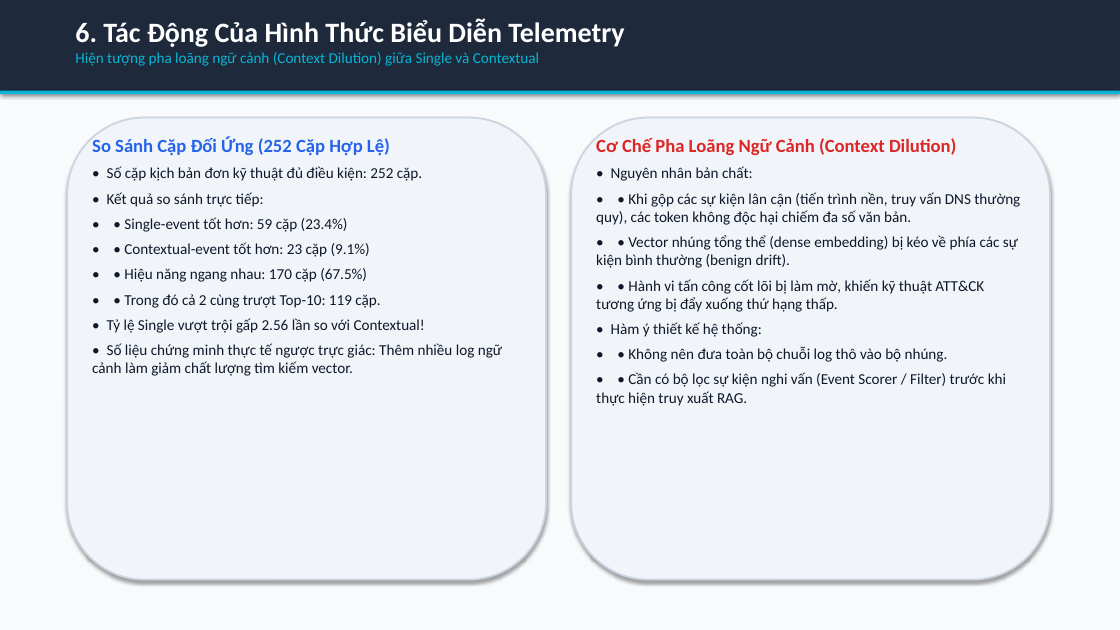
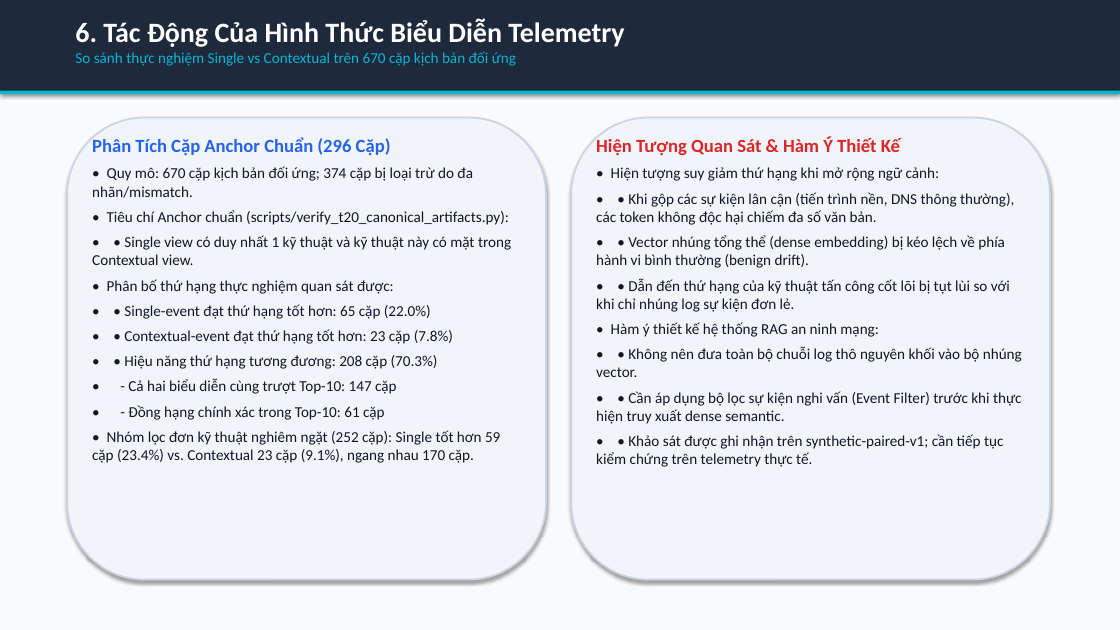
Before and after one commit to habachcp6/RAG2ATTCK, a slide deck: slide 7 of docs/presentation/slides.pptx. Drawn at 1120x630 pixels with LibreOffice and Linux fonts; fonts in the diff are those of the drawing. Boxes give left, top, right and bottom in pixels: in the first picture for what was removed or moved away, otherwise in the second. Text is boxed around its words. In the diff, an @@ line names an element or a change of style, - is before the commit and + after.

```diff
--- a/docs/presentation/slides.pptx
+++ b/docs/presentation/slides.pptx
@@ text at box(75, 51, 516, 66): text changed @@
-Hiện tượng pha loãng ngữ cảnh (Context Dilution) giữa Single và Contextual
+So sánh thực nghiệm Single vs Contextual trên 670 cặp kịch bản đối ứng
@@ text at box(92, 137, 511, 463): text changed @@
-So Sánh Cặp Đối Ứng (252 Cặp Hợp Lệ)
-• Số cặp kịch bản đơn kỹ thuật đủ điều kiện: 252 cặp.
-• Kết quả so sánh trực tiếp:
-• • Single-event tốt hơn: 59 cặp (23.4%)
-• • Contextual-event tốt hơn: 23 cặp (9.1%)
-• • Hiệu năng ngang nhau: 170 cặp (67.5%)
-• • Trong đó cả 2 cùng trượt Top-10: 119 cặp.
-• Tỷ lệ Single vượt trội gấp 2.56 lần so với Contextual!
-• Số liệu chứng minh thực tế ngược trực giác: Thêm nhiều log ngữ cảnh làm giảm chất lượng tìm kiếm vector.
+Phân Tích Cặp Anchor Chuẩn (296 Cặp)
+• Quy mô: 670 cặp kịch bản đối ứng; 374 cặp bị loại trừ do đa nhãn/mismatch.
+• Tiêu chí Anchor chuẩn (scripts/verify_t20_canonical_artifacts.py):
+• • Single view có duy nhất 1 kỹ thuật và kỹ thuật này có mặt trong Contextual view.
+• Phân bố thứ hạng thực nghiệm quan sát được:
+• • Single-event đạt thứ hạng tốt hơn: 65 cặp (22.0%)
+• • Contextual-event đạt thứ hạng tốt hơn: 23 cặp (7.8%)
+• • Hiệu năng thứ hạng tương đương: 208 cặp (70.3%)
+• - Cả hai biểu diễn cùng trượt Top-10: 147 cặp
+• - Đồng hạng chính xác trong Top-10: 61 cặp
+• Nhóm lọc đơn kỹ thuật nghiêm ngặt (252 cặp): Single tốt hơn 59 cặp (23.4%) vs. Contextual 23 cặp (9.1%), ngang nhau 170 cặp.
@@ text at box(596, 137, 1022, 467): text changed @@
-Cơ Chế Pha Loãng Ngữ Cảnh (Context Dilution)
-• Nguyên nhân bản chất:
-• • Khi gộp các sự kiện lân cận (tiến trình nền, truy vấn DNS thường quy), các token không độc hại chiếm đa số văn bản.
-• • Vector nhúng tổng thể (dense embedding) bị kéo về phía các sự kiện bình thường (benign drift).
-• • Hành vi tấn công cốt lõi bị làm mờ, khiến kỹ thuật ATT&CK tương ứng bị đẩy xuống thứ hạng thấp.
-• Hàm ý thiết kế hệ thống:
-• • Không nên đưa toàn bộ chuỗi log thô vào bộ nhúng.
-• • Cần có bộ lọc sự kiện nghi vấn (Event Scorer / Filter) trước khi thực hiện truy xuất RAG.
+Hiện Tượng Quan Sát & Hàm Ý Thiết Kế
+• Hiện tượng suy giảm thứ hạng khi mở rộng ngữ cảnh:
+• • Khi gộp các sự kiện lân cận (tiến trình nền, DNS thông thường), các token không độc hại chiếm đa số văn bản.
+• • Vector nhúng tổng thể (dense embedding) bị kéo lệch về phía hành vi bình thường (benign drift).
+• • Dẫn đến thứ hạng của kỹ thuật tấn công cốt lõi bị tụt lùi so với khi chỉ nhúng log sự kiện đơn lẻ.
+• Hàm ý thiết kế hệ thống RAG an ninh mạng:
+• • Không nên đưa toàn bộ chuỗi log thô nguyên khối vào bộ nhúng vector.
+• • Cần áp dụng bộ lọc sự kiện nghi vấn (Event Filter) trước khi thực hiện truy xuất dense semantic.
+• • Khảo sát được ghi nhận trên synthetic-paired-v1; cần tiếp tục kiểm chứng trên telemetry thực tế.
```
Also in this commit, not shown: 2 other slides changed, 19 other files.
